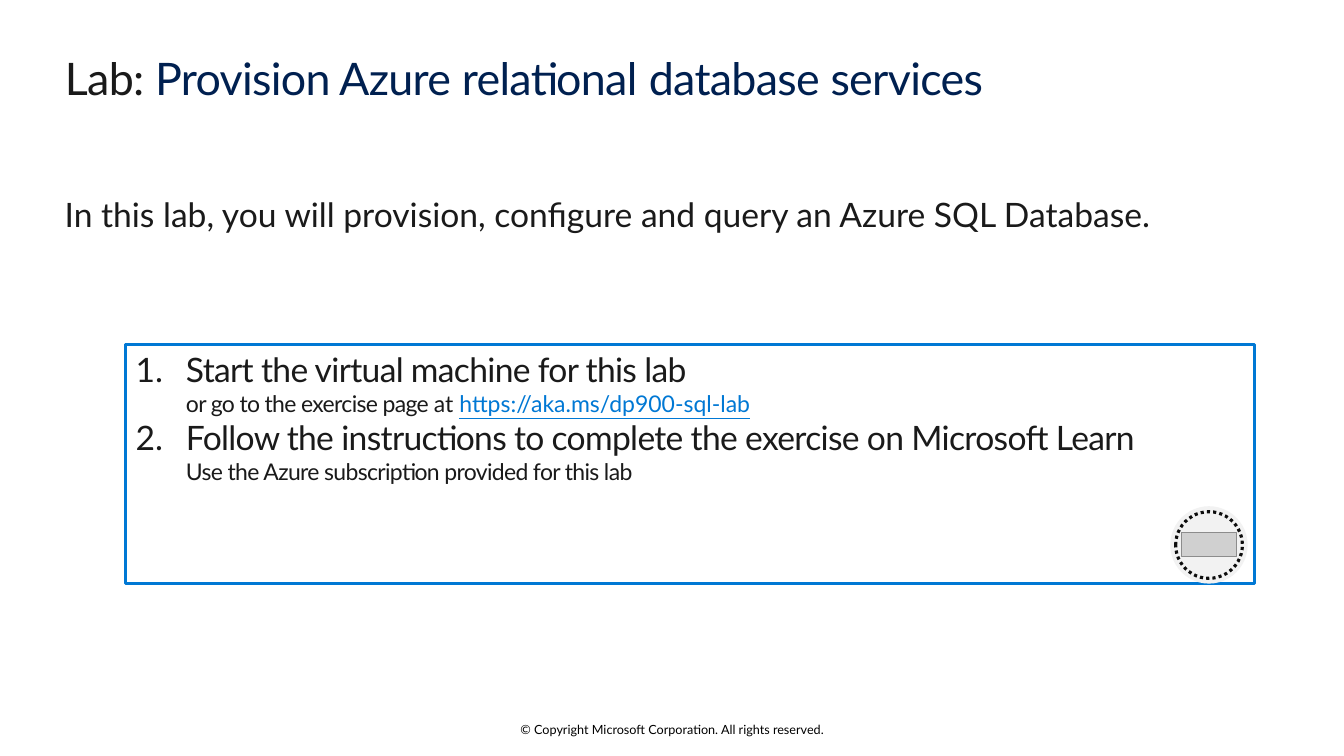
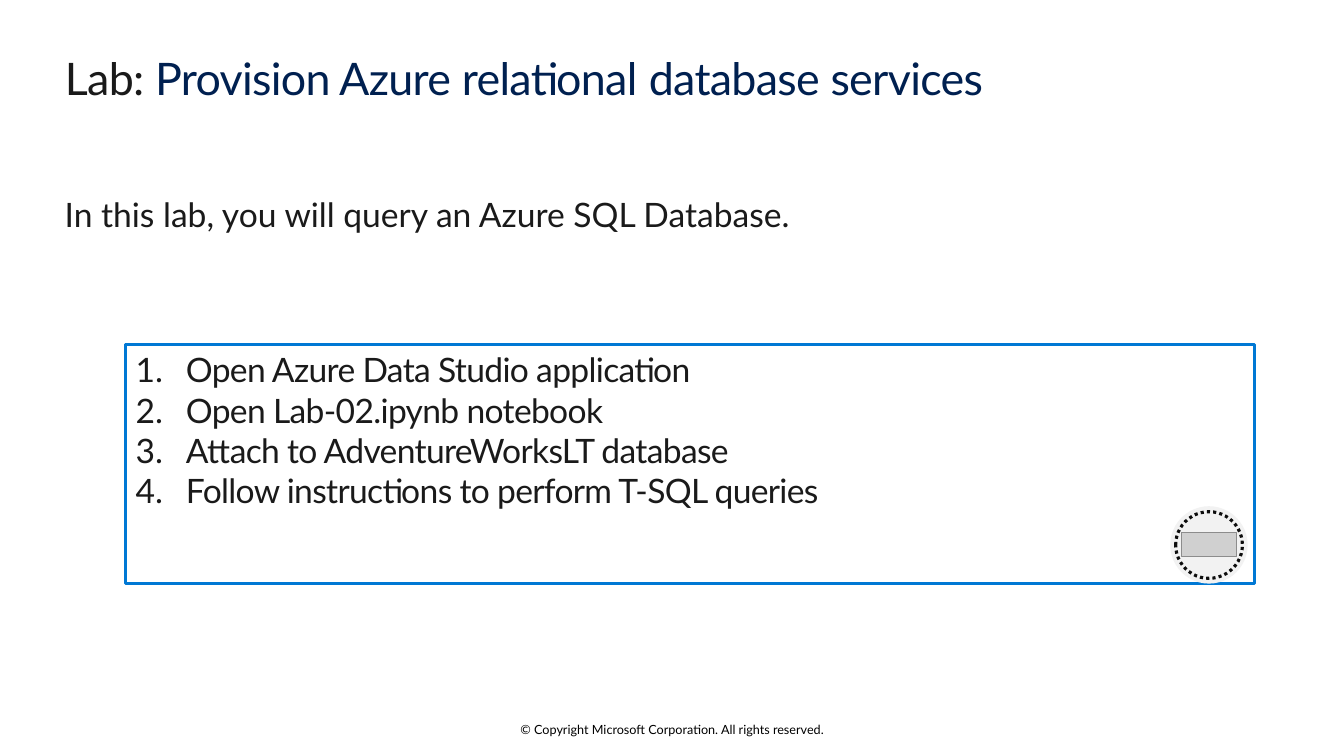
Before and after one commit to davidatorres/BAN5013, a slide deck: slide 13 of Slides/BAN5013-02.pptx (slide 12 before the commit). Drawn at 1344x756 pixels with LibreOffice and Linux fonts; fonts in the diff are those of the drawing; grey boxes stand for pictures. Boxes give left, top, right and bottom in pixels: in the first picture for what was removed or moved away, otherwise in the second. Text is boxed around its words. In the diff, an @@ line names an element or a change of style, - is before the commit and + after.

```diff
--- a/Slides/BAN5013-02.pptx
+++ b/Slides/BAN5013-02.pptx
@@ text at <box>65,202,789,233</box>: text changed @@
-In this lab, you will provision, configure and query an Azure SQL Database.
+In this lab, you will query an Azure SQL Database.
@@ text in rectangle at <box>186,357,819,509</box>: text changed; size 16.5 to 24 pt @@
-1. Start the virtual machine for this lab
-    or go to the exercise page at https://aka.ms/dp900-sql-lab
-2. Follow the instructions to complete the exercise on Microsoft Learn
-    Use the Azure subscription provided for this lab
+1. Open Azure Data Studio application
+2. Open Lab-02.ipynb notebook
+3. Attach to AdventureWorksLT database
+4. Follow instructions to perform T-SQL queries
```
Also in this commit, not shown: 5 other files.
